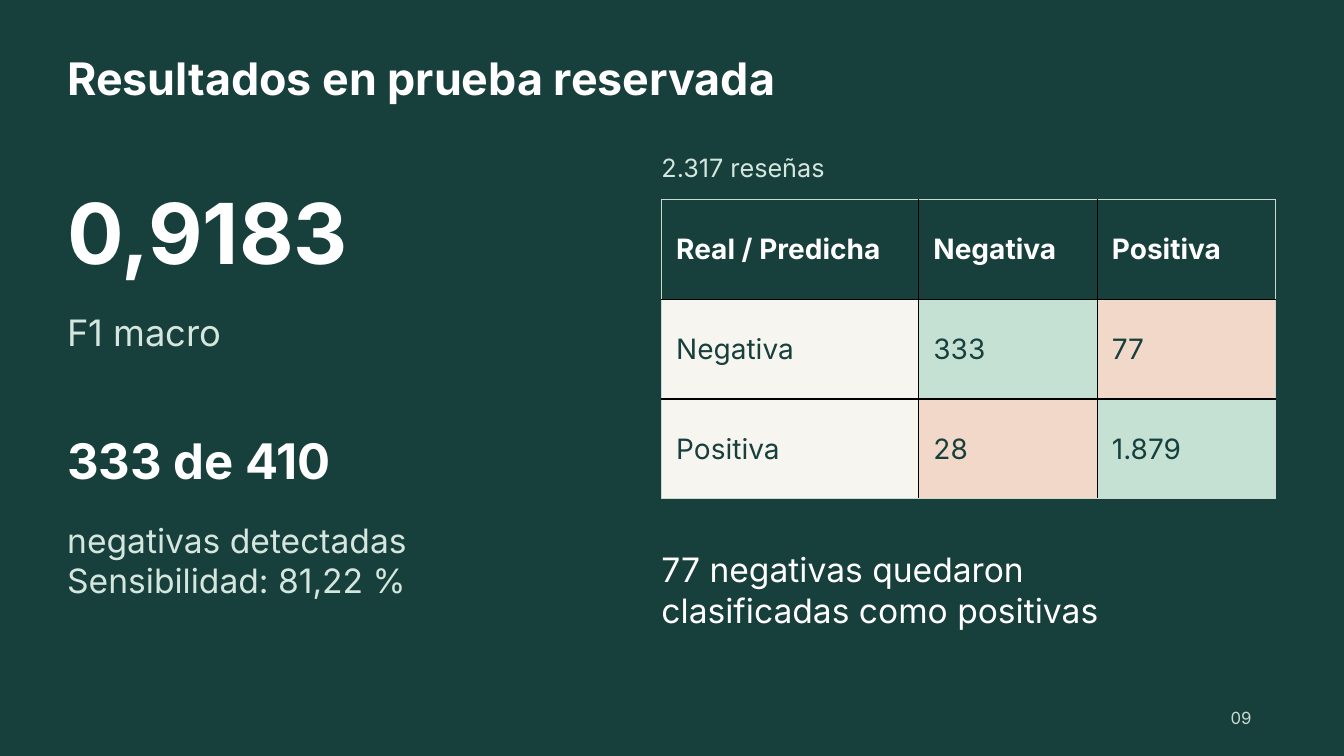
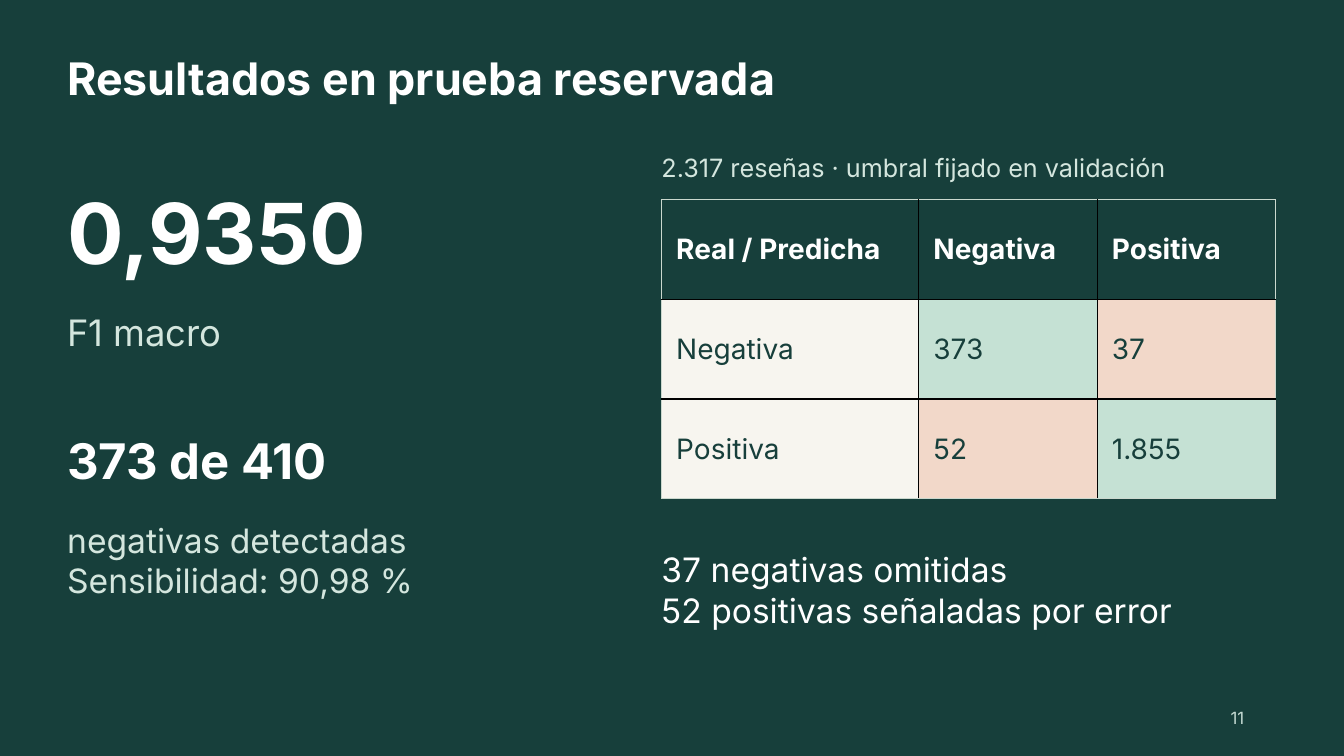
Before and after one commit to bvelastegui/hotel-reviews-ml, a slide deck: slide 11 of entregables/presentacion.pptx (slide 9 before the commit). Drawn at 1344x756 pixels with LibreOffice and Linux fonts; fonts in the diff are those of the drawing. Boxes give left, top, right and bottom in pixels: in the first picture for what was removed or moved away, otherwise in the second. Text is boxed around its words. In the diff, an @@ line names an element or a change of style, - is before the commit and + after.

```diff
--- a/entregables/presentacion.pptx
+++ b/entregables/presentacion.pptx
@@ text at <box>661,158,1165,182</box>: text changed @@
-2.317 reseñas
+2.317 reseñas · umbral fijado en validación
@@ text at <box>67,202,366,281</box>: text changed @@
-0,9183
+0,9350
@@ table at <box>661,200,1275,499</box> @@
-row 2, column 2: 333
+row 2, column 2: 373
-row 2, column 3: 77
+row 2, column 3: 37
-row 3, column 2: 28
+row 3, column 2: 52
-row 3, column 3: 1.879
+row 3, column 3: 1.855
@@ text at <box>67,443,326,480</box>: text changed @@
-333 de 410
+373 de 410
@@ text at <box>67,568,370,599</box>: text changed @@
-Sensibilidad: 81,22 %
+Sensibilidad: 90,98 %
@@ text at <box>661,556,1172,630</box>: text changed @@
-77 negativas quedaron
-clasificadas como positivas
+37 negativas omitidas
+52 positivas señaladas por error
@@ text at <box>1231,712,1245,724</box>: text changed @@
-09
+11
```
Also in this commit, not shown: 10 other slides changed, 4 slides added, 1 slide removed, 3 other files.
